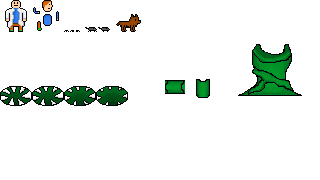
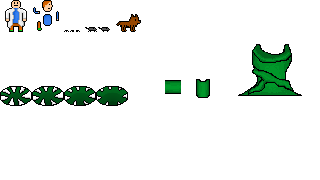
Before/after of a w=320, h=180 layered artwork. What changed in the layer stack:
painted on "fragment2" over (165, 80, 185, 94)
